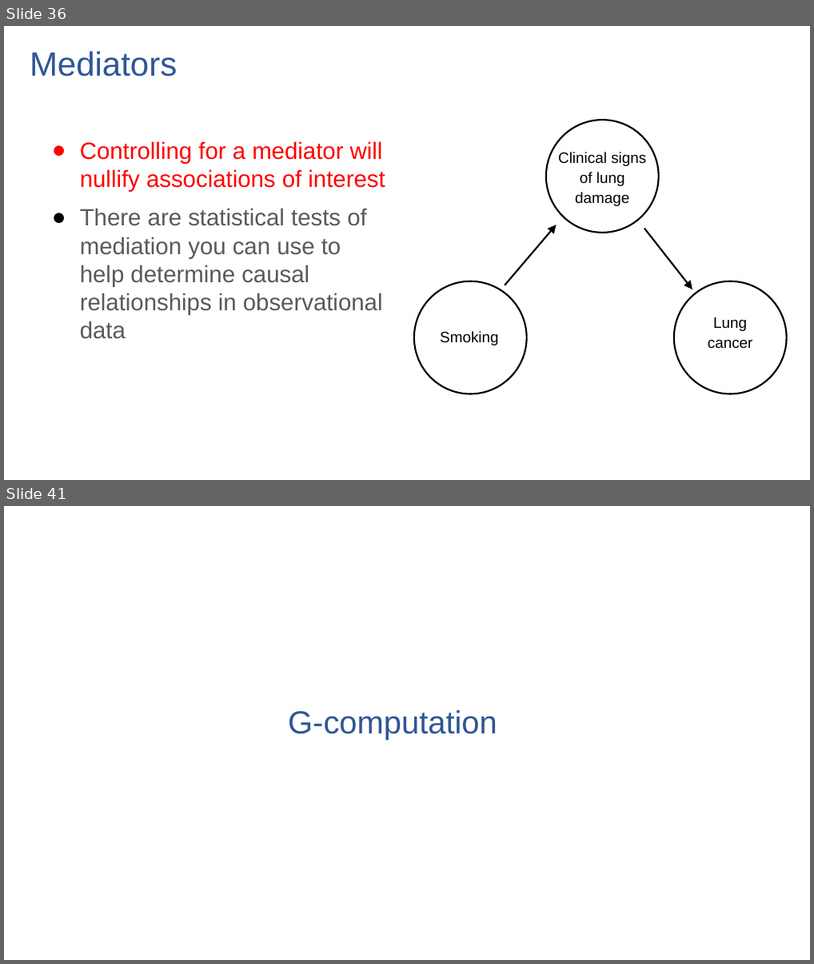
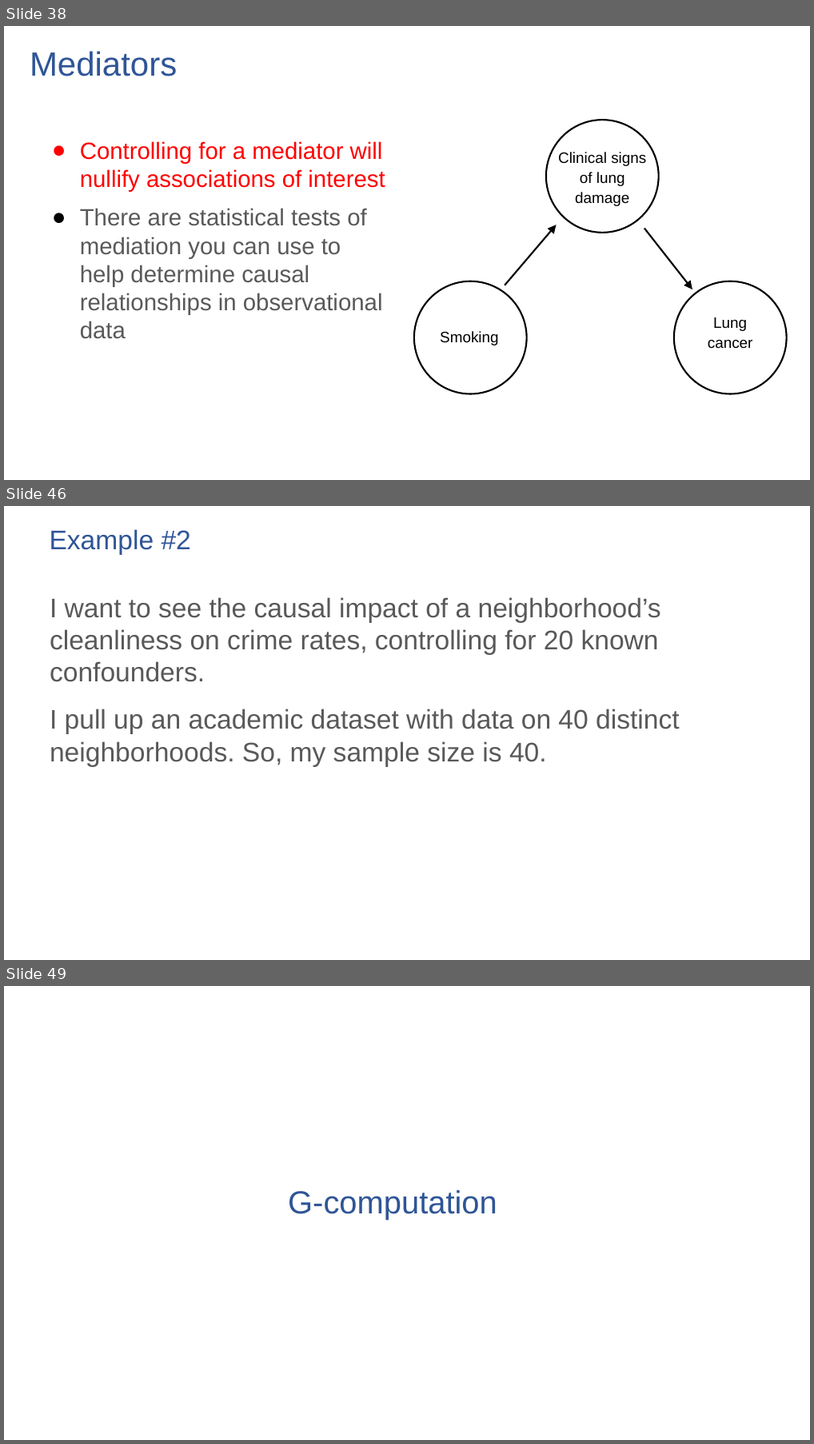
Before and after one commit to ronikobrosly/pydata_nyc_2022, a slide deck: slides/tutorial_slides.pptx. Shown one above the other, each under a label of ours: slides 36 and 41 before the commit, slides 38, 46 and 49 after it; the slides between them are not shown. The pictures are 814x964 and 814x1444 pixels, drawn with LibreOffice and Linux fonts; fonts in the diff are those of the drawing. Boxes give left, top, right and bottom in pixels: in the first picture for what was removed or moved away, otherwise in the second. Text is boxed around its words. In the diff, an @@ line names an element or a change of style, - is before the commit and + after.

```diff
--- a/slides/tutorial_slides.pptx
+++ b/slides/tutorial_slides.pptx
@@ slide 46 added at (4, 506, 810, 960), background #FFFFFF @@
@@ text added at (50, 529, 191, 555), 32 pt, text #2F5597 @@
+Example #2
@@ text added at (50, 597, 680, 767), 32 pt, text #595959 @@
+I want to see the causal impact of a neighborhood’s cleanliness on crime rates, controlling for 20 known confounders.
+I pull up an academic dataset with data on 40 distinct neighborhoods. So, my sample size is 40.
@@ what was slide 36 is now slide 38 @@
@@ what was slide 41 is now slide 49 @@
```
Also in this commit, not shown: 4 slides changed, 12 other slides added, 4 slides removed, 6 other files.
